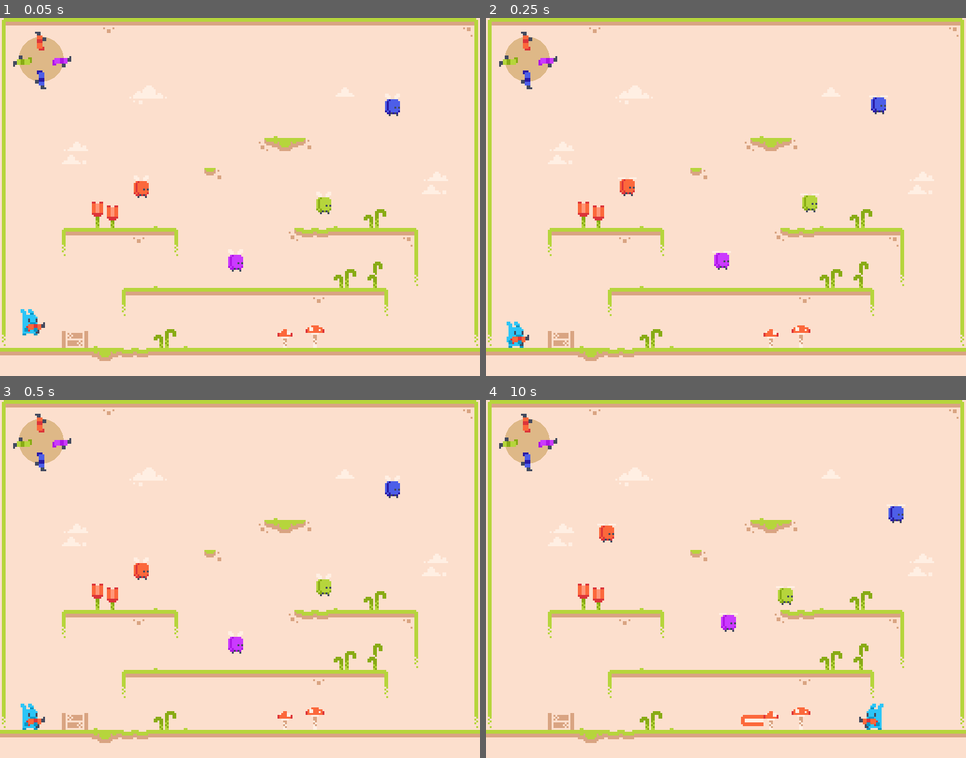
Above: before the commit, frames 1-4 (two rows, left to right).
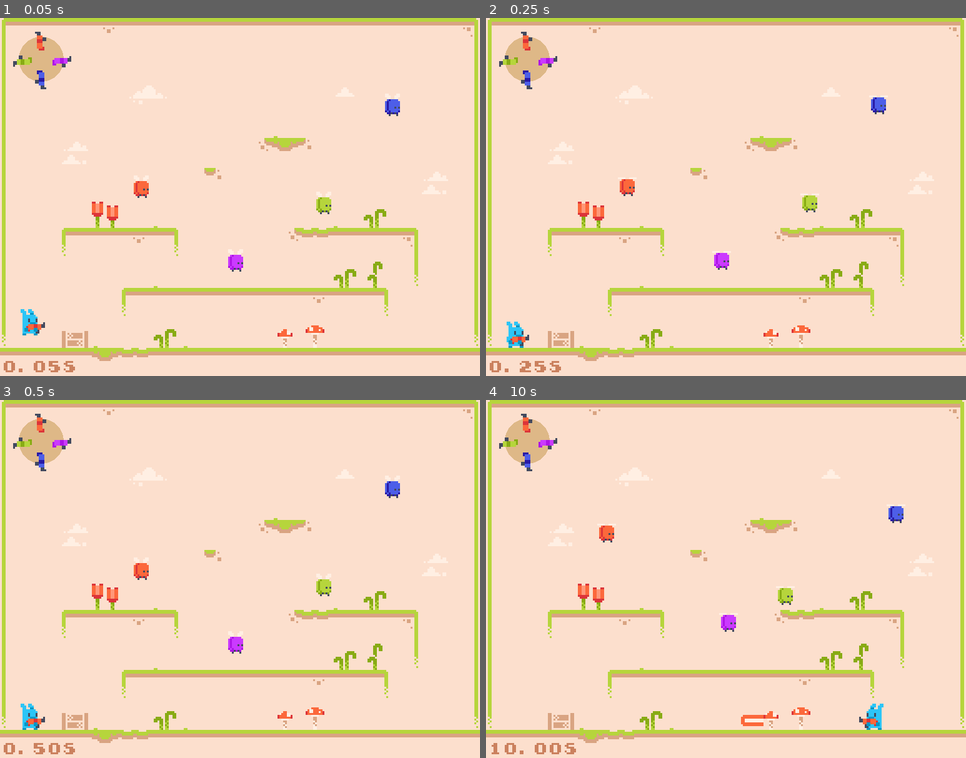
Above: after the commit, the same moments.

Repository: twe4ked/rotato
Game: Godot game, scene res://World.tscn
The game is run twice, just before and just after one commit, with the same random seed, the same clock (stepped at 60 frames per second) and the same inputs.
Inputs:
- Up to frame 1 (0.05 s): no input
- Up to frame 2 (0.25 s): no input
- Up to frame 3 (0.5 s): no input
- Up to frame 4 (10 s): tap Enter (ui_accept) at 0.5, 0.77, 1.52, 3.02, 3.77, 4.52, 6.02, 6.77, 7.52, 9.02, 9.77 s; hold Right (ui_right) 0.53-2.03 s; hold Left (ui_left) 2.03-2.78 s; hold Right (ui_right) 2.78-4.28 s; hold Left (ui_left) 4.28-5.03 s; hold Right (ui_right) 5.03-5.78 s; hold Left (ui_left) 5.78-7.28 s; hold Right (ui_right) 7.28-9.53 s; hold Left (ui_left) from 9.53 s (still down)

The runs differ from the first frame. In frame 1, 0.2% of the frame differs, in the area x 0-16%, y 95-99%; in frame 2, 0.2%; in frame 3, 0.2%; in frame 4, 0.2%, in the area x 1-19%, y 95-99%.

Commit message:
Add end of game

Diff:
--- a/Grub.gd
+++ b/Grub.gd
@@ -63,5 +63,7 @@
 	var world = get_tree().current_scene
 	world.get_node("GrubFlick").play()
 
+	world.count_enemy_killed()
+
 func _on_VisibilityNotifier2D_screen_exited():
 	queue_free()
--- /dev/null
+++ b/World.gd
@@ -0,0 +1,26 @@
+extends Node2D
+
+onready var gameEndedTimer = $GameEndedTimer
+
+onready var enemies = 4
+onready var time = 0
+
+func _process(delta):
+	var elapsedTime = get_node("ElapsedTime")
+
+	if enemies <= 0:
+		# Game finished
+		elapsedTime.text = str("You finished in %.2fs!" % time)
+		if gameEndedTimer.is_stopped():
+			gameEndedTimer.start(3)
+	else:
+		time += delta
+		elapsedTime.text = str("%.2fs" % time)
+
+func count_enemy_killed():
+	# TODO: Signal
+	enemies -= 1
+
+func _on_GameEndedTimer_timeout():
+	# warning-ignore:return_value_discarded
+	get_tree().reload_current_scene()
--- a/World.tscn
+++ b/World.tscn
@@ -11,6 +11,7 @@
 [ext_resource path="res://Sounds/thwack-09.wav" type="AudioStream" id=9]
 [ext_resource path="res://Sounds/thwack-07.wav" type="AudioStream" id=10]
 [ext_resource path="res://Sounds/bang_07.ogg" type="AudioStream" id=11]
+[ext_resource path="res://World.gd" type="Script" id=13]
 
 [sub_resource type="ConvexPolygonShape2D" id=14]
 points = PoolVector2Array( 0, 0, 0, 0, 16, 0, 16, 4, 4, 4, 4, 16, 0, 16 )
@@ -1073,13 +1074,17 @@
 "values": [ 41, 40 ]
 }
 
-[sub_resource type="DynamicFont" id=58]
+[sub_resource type="DynamicFont" id=100]
 font_data = ExtResource( 4 )
 
-[sub_resource type="RectangleShape2D" id=59]
+[sub_resource type="RectangleShape2D" id=101]
 extents = Vector2( 56, 36 )
 
+[sub_resource type="DynamicFont" id=102]
+font_data = ExtResource( 4 )
+
 [node name="World" type="Node2D"]
+script = ExtResource( 13 )
 
 [node name="TileMap" type="TileMap" parent="."]
 tile_set = SubResource( 13 )
@@ -1212,7 +1217,7 @@
 [node name="RichTextLabel" type="RichTextLabel" parent="Instructions"]
 margin_right = 360.0
 margin_bottom = 97.0
-custom_fonts/normal_font = SubResource( 58 )
+custom_fonts/normal_font = SubResource( 100 )
 custom_colors/default_color = Color( 0.796078, 0.505882, 0.368627, 1 )
 text = "Move     - Left or Right
 Jump     - Up
@@ -1242,7 +1247,24 @@
 [node name="Shoot" type="AudioStreamPlayer2D" parent="."]
 stream = ExtResource( 11 )
 
+[node name="ElapsedTime" type="RichTextLabel" parent="."]
+margin_left = 2.0
+margin_top = 181.0
+margin_right = 506.0
+margin_bottom = 202.0
+rect_scale = Vector2( 0.5, 0.5 )
+custom_fonts/normal_font = SubResource( 102 )
+custom_colors/default_color = Color( 0.796078, 0.505882, 0.368627, 1 )
+scroll_active = false
+__meta__ = {
+"_edit_use_anchors_": false
+}
+
+[node name="GameEndedTimer" type="Timer" parent="."]
+one_shot = true
+
 [connection signal="body_entered" from="Instructions/Area2D" to="Instructions" method="_on_Area2D_body_entered"]
 [connection signal="body_exited" from="Instructions/Area2D" to="Instructions" method="_on_Area2D_body_exited"]
+[connection signal="timeout" from="GameEndedTimer" to="." method="_on_GameEndedTimer_timeout"]
 
 [editable path="Player/Hitbox"]
Not shown: 17 places in World.tscn that only renumber resources
